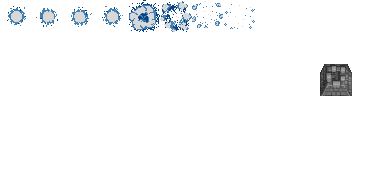
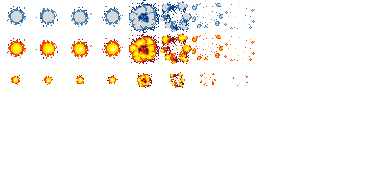
The second 384×192 image is a revision of the first. Changes to its layers:
hid "Calque 35 copie" over <box>320,64,352,96</box>
added layer "Calque 8 copie 3" above "Calque 8 copie 2" over <box>11,72,248,88</box>
added layer "Calque 8 copie 2" above "Calque 8 copie" over <box>7,32,255,64</box>
